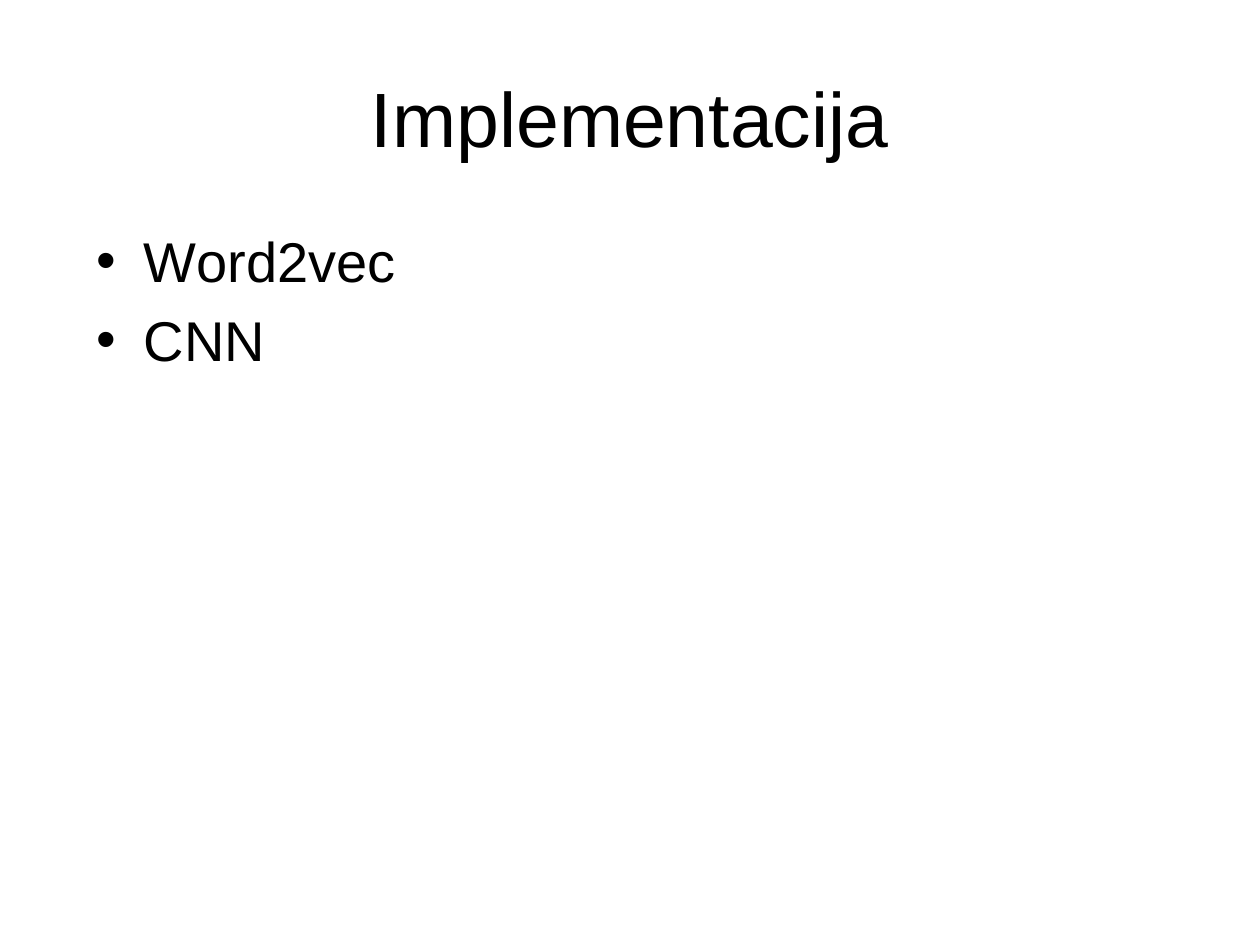
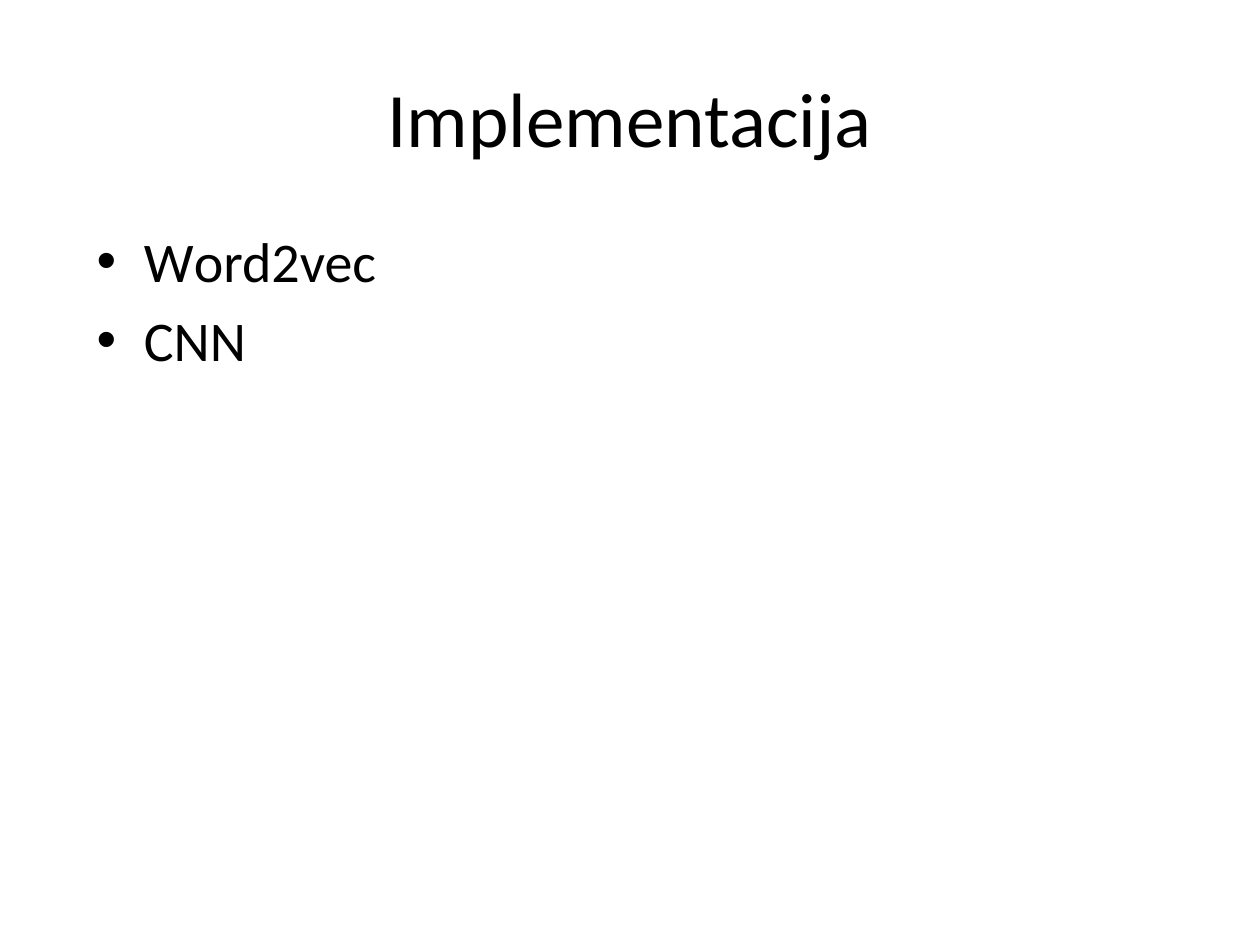
Before and after one commit to vdragan1993/sentence-classification, a slide deck: slide 8 of semantic_classification_ppt.pptx (slide 6 before the commit). Drawn at 1260x945 pixels with LibreOffice and Linux fonts; fonts in the diff are those of the drawing; background and template pictures are left out. Boxes give left, top, right and bottom in pixels: in the first picture for what was removed or moved away, otherwise in the second. Text is boxed around its words. In the diff, an @@ line names an element or a change of style, - is before the commit and + after.

```diff
--- a/semantic_classification_ppt.pptx
+++ b/semantic_classification_ppt.pptx
@@ title "Implementacija" at (x1=388, y1=93, x2=872, y2=161): font Arial to Calibri @@
@@ text "Word2vec" at (x1=144, y1=243, x2=376, y2=362): font Arial to Calibri @@
```
Also in this commit, not shown: 3 other slides changed, 3 slides added.
